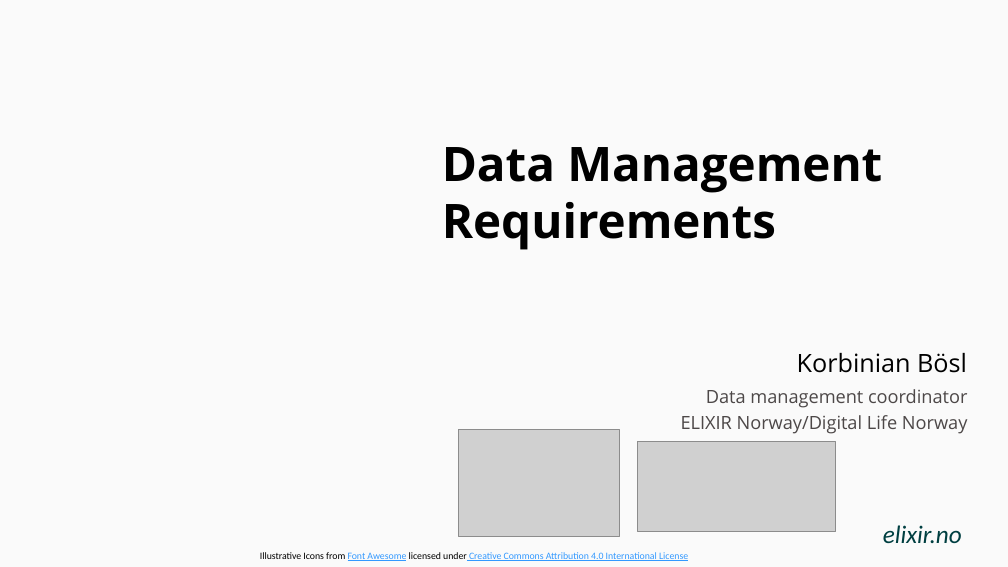
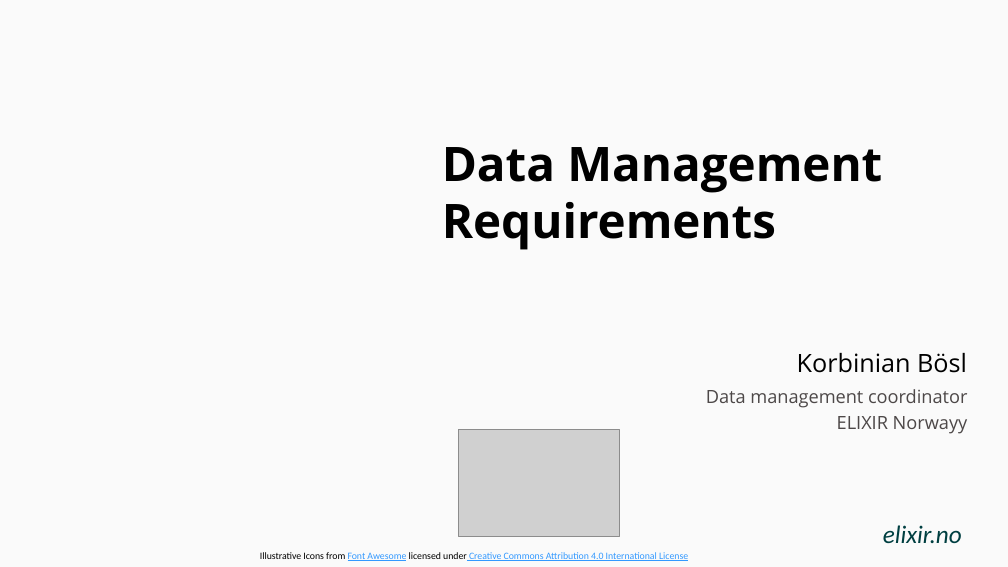
Before and after one commit to ELIXIR-Norway-Training/DMP-writing-workshop, a slide deck: slide 1 of 02_Requirements.odp. Drawn at 1008x567 pixels with LibreOffice and Linux fonts; fonts in the diff are those of the drawing; grey boxes stand for pictures; background and template pictures are left out. Boxes give left, top, right and bottom in pixels: in the first picture for what was removed or moved away, otherwise in the second. Text is boxed around its words. In the diff, an @@ line names an element or a change of style, - is before the commit and + after.

Commit message:
Post 2026-05 workshop update
 Changes to be committed:
	modified:   01_Intro.odp
	modified:   01_Intro.pdf
	modified:   02_Requirements.odp
	modified:   02_Requirements.pdf
	deleted:    05_GDPR.pdf
	renamed:    07_Introduction_to_metadata_and_PIDs.pdf -> 05_Introduction_to_metadata_and_PIDs.pdf
	renamed:    07_Introduction_to_metadata_and_PIDs.pptx -> 05_Introduction_to_metadata_and_PIDs.pptx
	renamed:    Newest_Introduction_to_metadata_and_PIDs_pub.pptx -> 06_metadata-standards_and_controlled-vocabularies.odp
	new file:   06_metadata-standards_and_controlled-vocabularies.pdf
	renamed:    05_GDPR.odp -> 07_GDPR.odp
	new file:   07_GDPR.pdf
	renamed:    06_Archiving.odp -> 08_Archiving.odp
	renamed:    06_Archiving.pdf -> 08_Archiving.pdf
	deleted:    08_metadata-standards_and_controlled-vocabularies.odp
	deleted:    08_metadata-standards_and_controlled-vocabularies.pdf
	modified:   09_Licensing.odp
	modified:   09_Licensing.pdf
	modified:   README.md

```diff
--- a/02_Requirements.odp
+++ b/02_Requirements.odp
@@ text at (x1=837, y1=416, x2=968, y2=434): text changed @@
-ELIXIR Norway/Digital Life Norway
+ELIXIR Norwayy
@@ picture removed at (x1=638, y1=442, x2=836, y2=532) @@
```
Also in this commit, not shown: 7 other slides changed, 17 other files.
